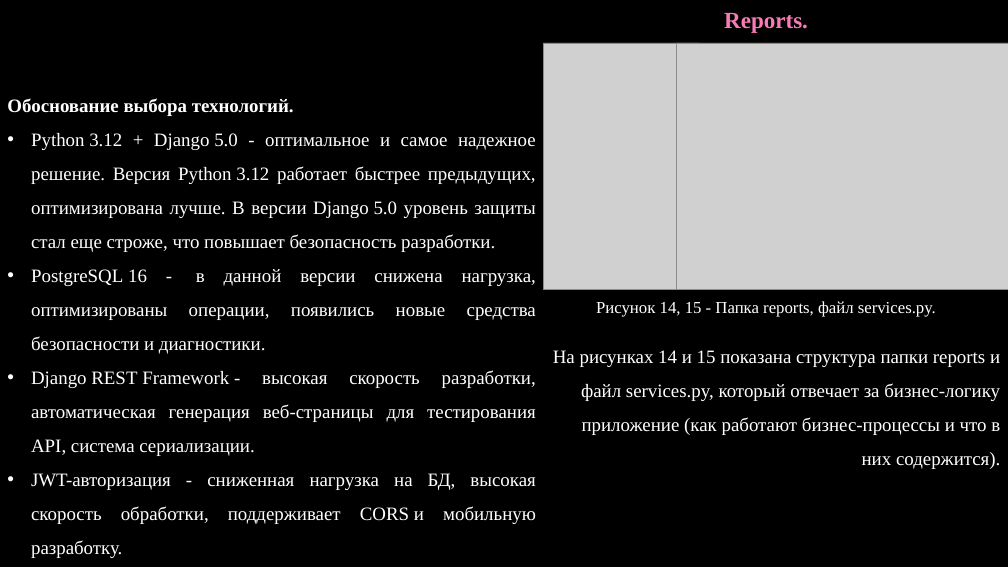
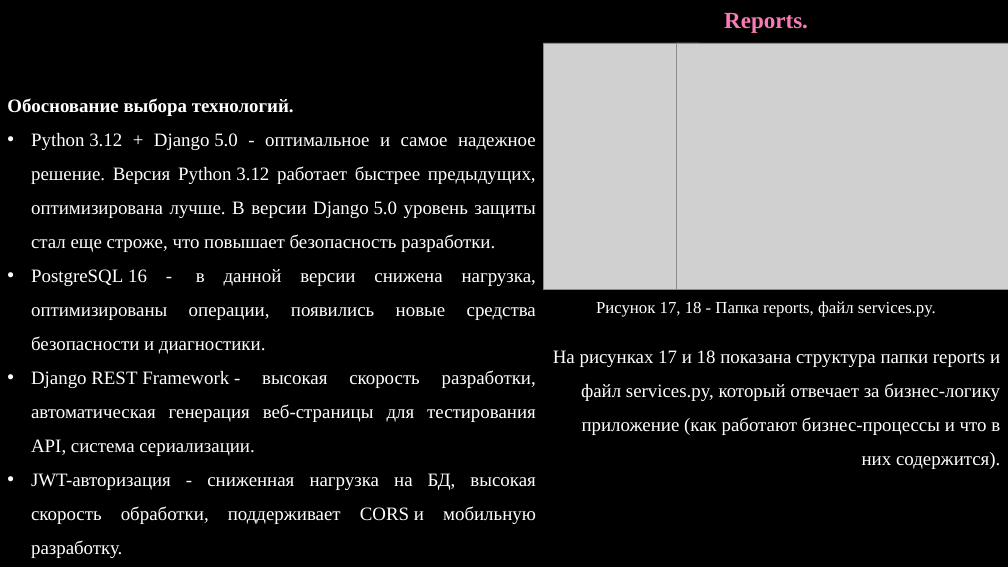
Before and after one commit to n1lhsss/YP04, a slide deck: slide 11 of Презентация Microsoft PowerPoint.pptx (slide 7 before the commit). Drawn at 1008x567 pixels with LibreOffice and Linux fonts; fonts in the diff are those of the drawing; grey boxes stand for pictures; background and template pictures are left out. Boxes give left, top, right and bottom in pixels: in the first picture for what was removed or moved away, otherwise in the second. Text is boxed around its words. In the diff, an @@ line names an element or a change of style, - is before the commit and + after.

```diff
--- a/Презентация Microsoft PowerPoint.pptx
+++ b/Презентация Microsoft PowerPoint.pptx
@@ text at box(596, 301, 936, 317): text changed @@
-Рисунок 14, 15 - Папка reports, файл services.py.
+Рисунок 17, 18 - Папка reports, файл services.py.
@@ text at box(553, 350, 1000, 469): text changed @@
-На рисунках 14 и 15 показана структура папки reports и файл services.py, который отвечает за бизнес-логику приложение (как работают бизнес-процессы и что в них содержится).
+На рисунках 17 и 18 показана структура папки reports и файл services.py, который отвечает за бизнес-логику приложение (как работают бизнес-процессы и что в них содержится).
```
Also in this commit, not shown: 7 other slides changed, 4 slides added, 2 other files.
